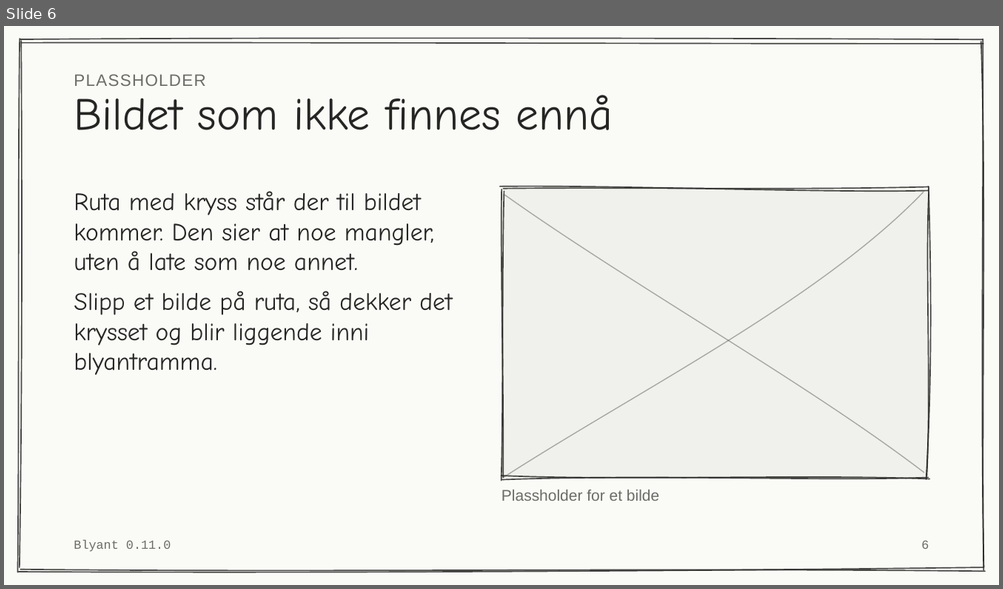
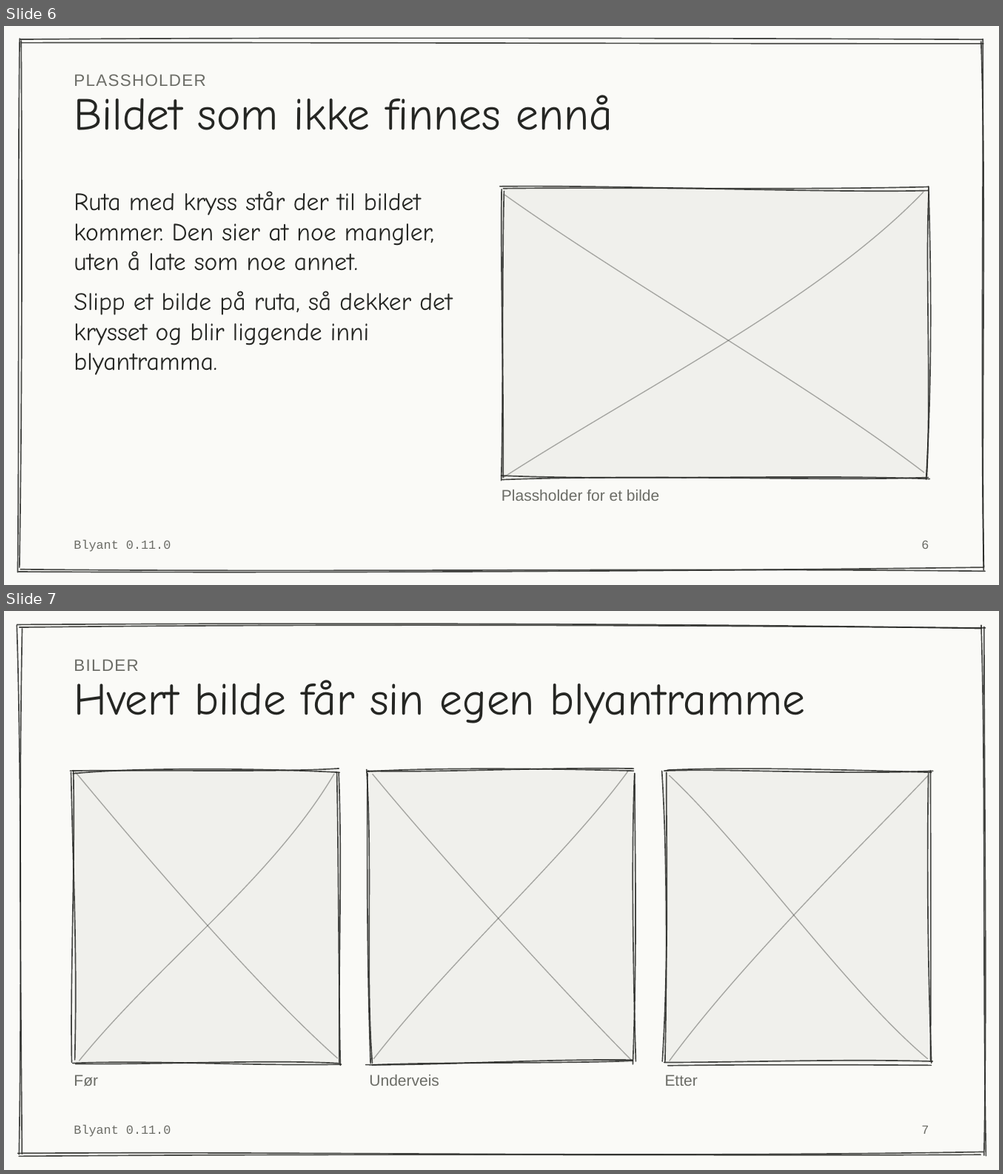
Before and after one commit to phareim/blyant, a slide deck: dist/blyant-eksempel.pptx. Shown one above the other, each under a label of ours: slide 6 before the commit, slides 6 and 7 after it. The pictures are 1003x589 and 1003x1174 pixels, drawn with LibreOffice and Linux fonts; fonts in the diff are those of the drawing. Boxes give left, top, right and bottom in pixels: in the first picture for what was removed or moved away, otherwise in the second. Text is boxed around its words. In the diff, an @@ line names an element or a change of style, - is before the commit and + after.

```diff
--- a/dist/blyant-eksempel.pptx
+++ b/dist/blyant-eksempel.pptx
@@ slide 7 added at (4, 611, 999, 1170), background #FAFAF7 @@
@@ freeform shape added at (17, 622, 987, 1159), outline #252623 1.2 pt @@
@@ text added at (74, 659, 138, 671), 16 pt, text #6B6C66 @@
+BILDER
@@ title added at (74, 680, 805, 724), 44 pt, text #252623 @@
+Hvert bilde får sin egen blyantramme
@@ freeform shape added at (71, 767, 343, 1066), outline #252623 1.2 pt @@
@@ freeform shape added at (74, 772, 338, 1064), fill #F0F0EC @@
@@ freeform shape added at (76, 772, 338, 1059), outline #252623 0.97 pt @@
@@ freeform shape added at (79, 774, 335, 1061), outline #252623 0.97 pt @@
@@ freeform shape added at (366, 767, 637, 1066), outline #252623 1.2 pt @@
@@ freeform shape added at (370, 772, 634, 1064), fill #F0F0EC @@
@@ freeform shape added at (373, 775, 632, 1060), outline #252623 0.97 pt @@
@@ freeform shape added at (373, 772, 628, 1059), outline #252623 0.97 pt @@
@@ freeform shape added at (662, 767, 933, 1066), outline #252623 1.2 pt @@
@@ freeform shape added at (664, 772, 928, 1064), fill #F0F0EC @@
@@ freeform shape added at (669, 776, 928, 1059), outline #252623 0.97 pt @@
@@ freeform shape added at (669, 776, 928, 1062), outline #252623 0.97 pt @@
@@ text added at (74, 1075, 98, 1087), 15 pt, text #6B6C66 @@
+Før
@@ text added at (369, 1075, 438, 1086), 15 pt, text #6B6C66 @@
+Underveis
@@ text added at (665, 1075, 697, 1086), 15 pt, text #6B6C66 @@
+Etter
@@ text added at (74, 1125, 170, 1137), 12 pt, text #6B6C66 @@
+Blyant 0.11.0
@@ page number added at (921, 1126, 928, 1134), 12 pt, text #6B6C66 @@
+7
```
Also in this commit, not shown: 2 slides changed, 1 other slide added, 5 other files.
